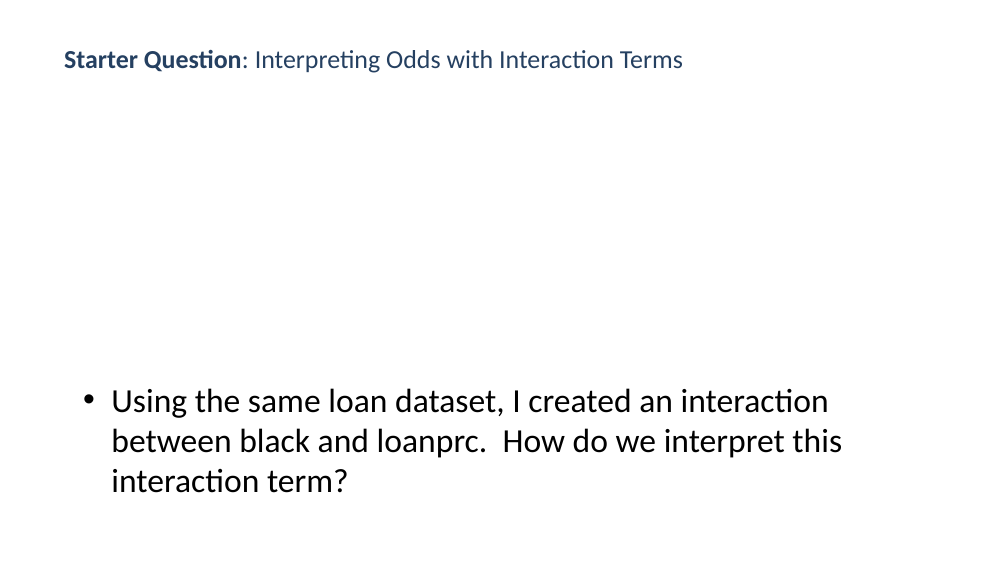
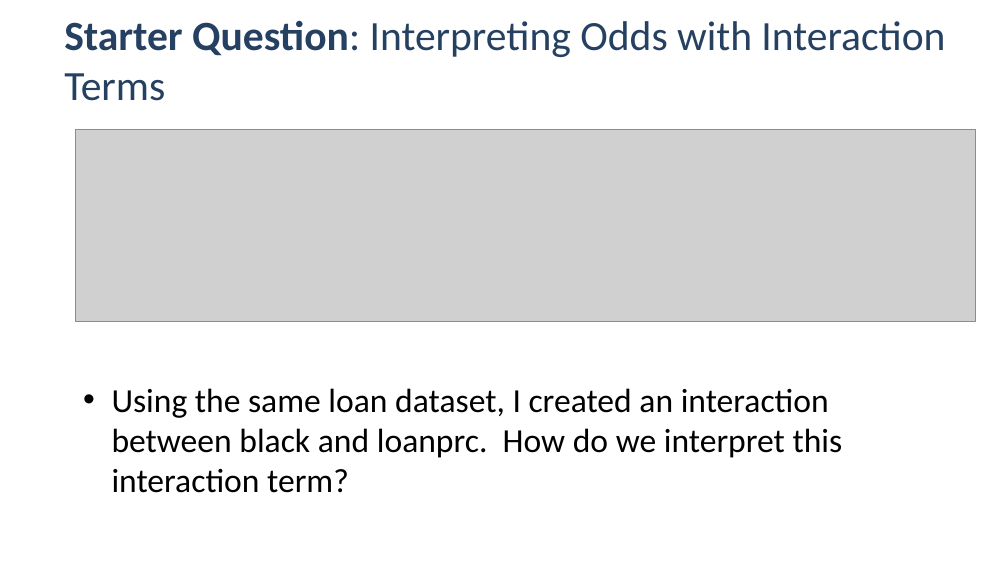
Before and after one commit to alexkcode/pa-541, a slide deck: slide 14 of PA_541_Week_13_PanelDataPart1_PooledCrossSect_STUDENT.pptx. Drawn at 1008x567 pixels with LibreOffice and Linux fonts; fonts in the diff are those of the drawing; grey boxes stand for pictures. Boxes give left, top, right and bottom in pixels: in the first picture for what was removed or moved away, otherwise in the second. Text is boxed around its words. In the diff, an @@ line names an element or a change of style, - is before the commit and + after.

```diff
--- a/PA_541_Week_13_PanelDataPart1_PooledCrossSect_STUDENT.pptx
+++ b/PA_541_Week_13_PanelDataPart1_PooledCrossSect_STUDENT.pptx
@@ title "Starter Question: Interpreting Odds with ..." at [64, 20, 945, 101]: size 24.6 to 39.6 pt @@
@@ picture added at [76, 129, 976, 321] @@
```
Also in this commit, not shown: 52 other slides changed, 2 slides added, 2 slides removed, 10 other files.
